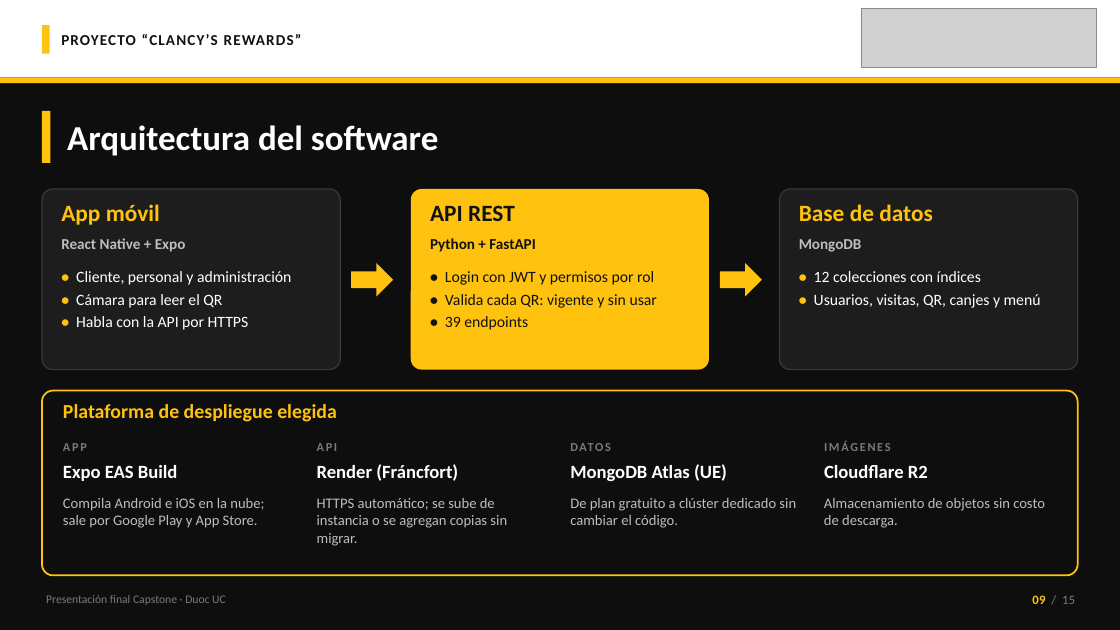
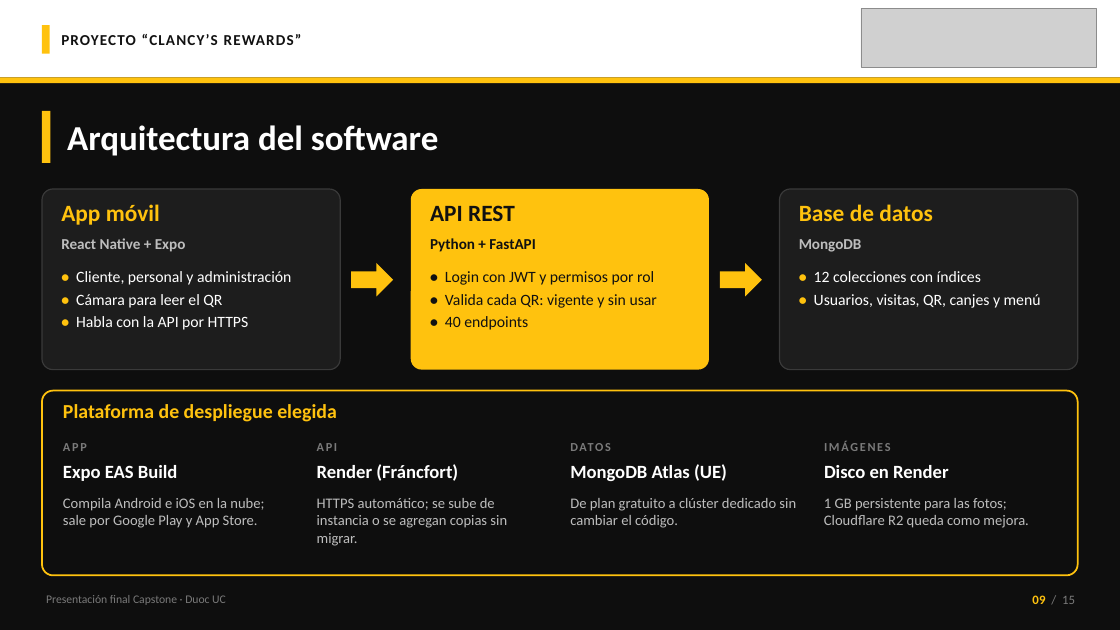
Before and after one commit to 44ndy/clancys-rewards, a slide deck: slide 9 of Fase 3/Evidencias Grupales/Presentación Final del proyecto (Español).pptx. Drawn at 1120x630 pixels with LibreOffice and Linux fonts; fonts in the diff are those of the drawing; grey boxes stand for pictures. Boxes give left, top, right and bottom in pixels: in the first picture for what was removed or moved away, otherwise in the second. Text is boxed around its words. In the diff, an @@ line names an element or a change of style, - is before the commit and + after.

Commit message:
Actualizar la presentación final y su guion al 19 de noviembre
- Cronograma: Sprint 2 en curso con Android en la nube; Sprint 1 con la
  auditoría de seguridad hecha.
- Resultados: 17 de 28 requisitos, 40 endpoints y 48 commits; lo logrado
  esta semana y los próximos pasos.
- Arquitectura y tecnologías: fotos en el disco de Render, Python 3.12 y
  login con Google.
- Obstáculos: el cierre de la app al abrirla en Android y cómo se resolvió.
- Guion: duración de 15 minutos, demo con PC y celular, y la pregunta sobre
  duplicar puntos.

```diff
--- a/Fase 3/Evidencias Grupales/Presentación Final del proyecto (Español).pptx
+++ b/Fase 3/Evidencias Grupales/Presentación Final del proyecto (Español).pptx
@@ text at [445,316,528,330]: text changed @@
-• 39 endpoints
+• 40 endpoints
@@ text at [824,465,949,478]: text changed @@
-Cloudflare R2
+Disco en Render
@@ text at [824,498,1028,528]: text changed @@
-Almacenamiento de objetos sin costo de descarga.
+1 GB persistente para las fotos; Cloudflare R2 queda como mejora.
```
Also in this commit, not shown: 4 other slides changed, 1 other file.
